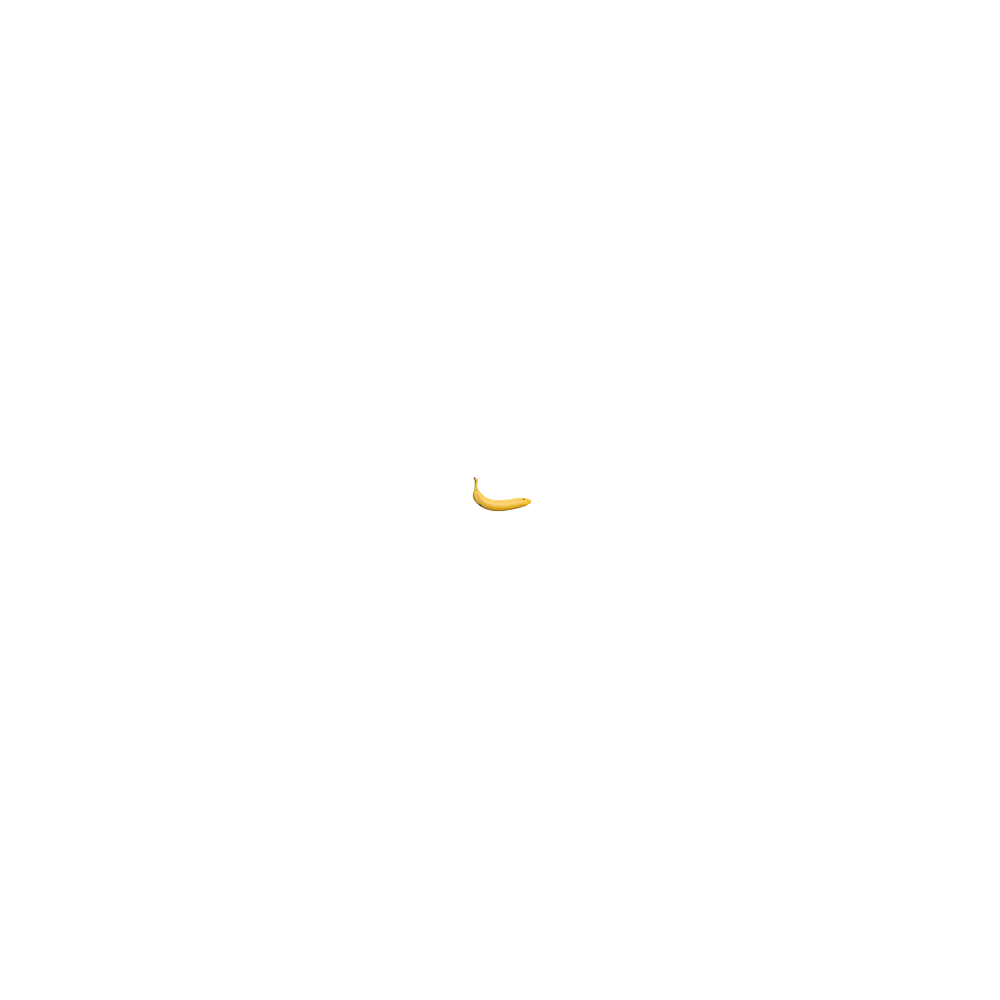
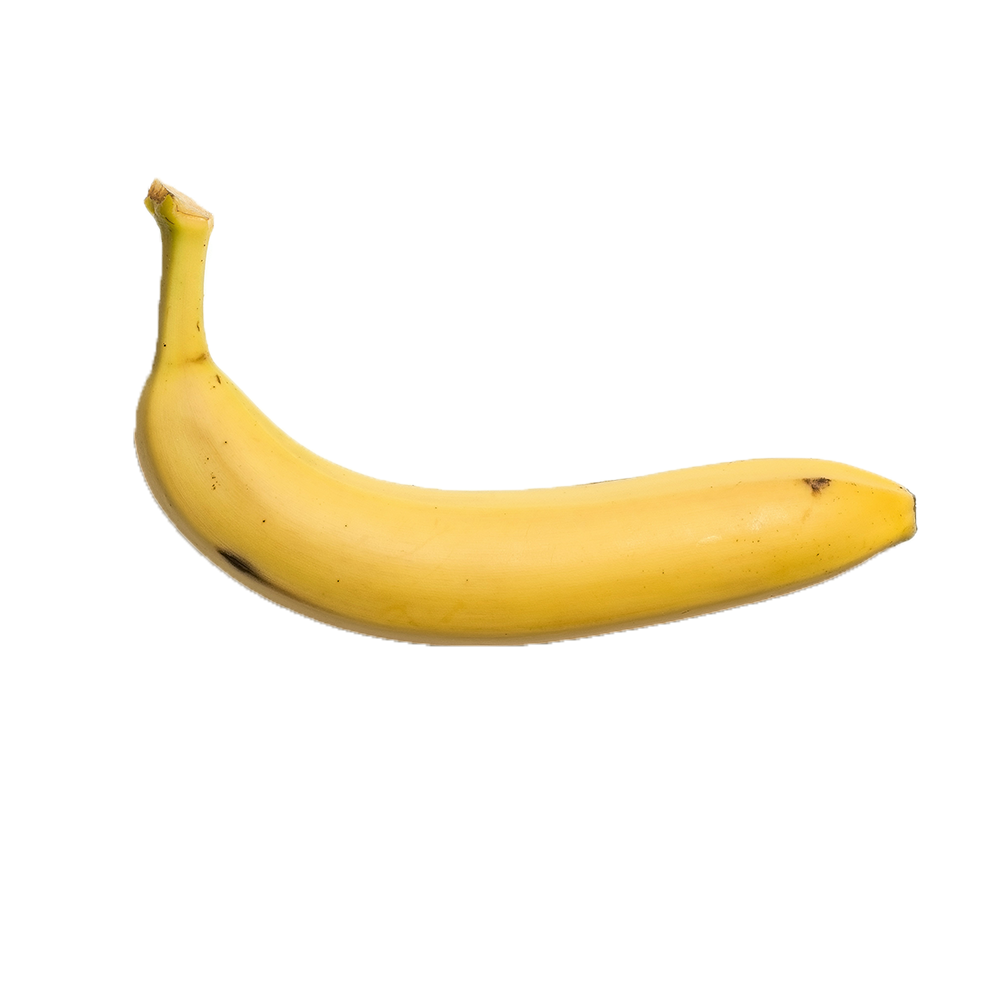
Layered file, before and after one edit (1000 × 1000). Changes by layer:
renamed "banana" to "mockup-graphics-Kl3467edwsE-unsplash (1)", painted on it over [133, 177, 918, 647]
